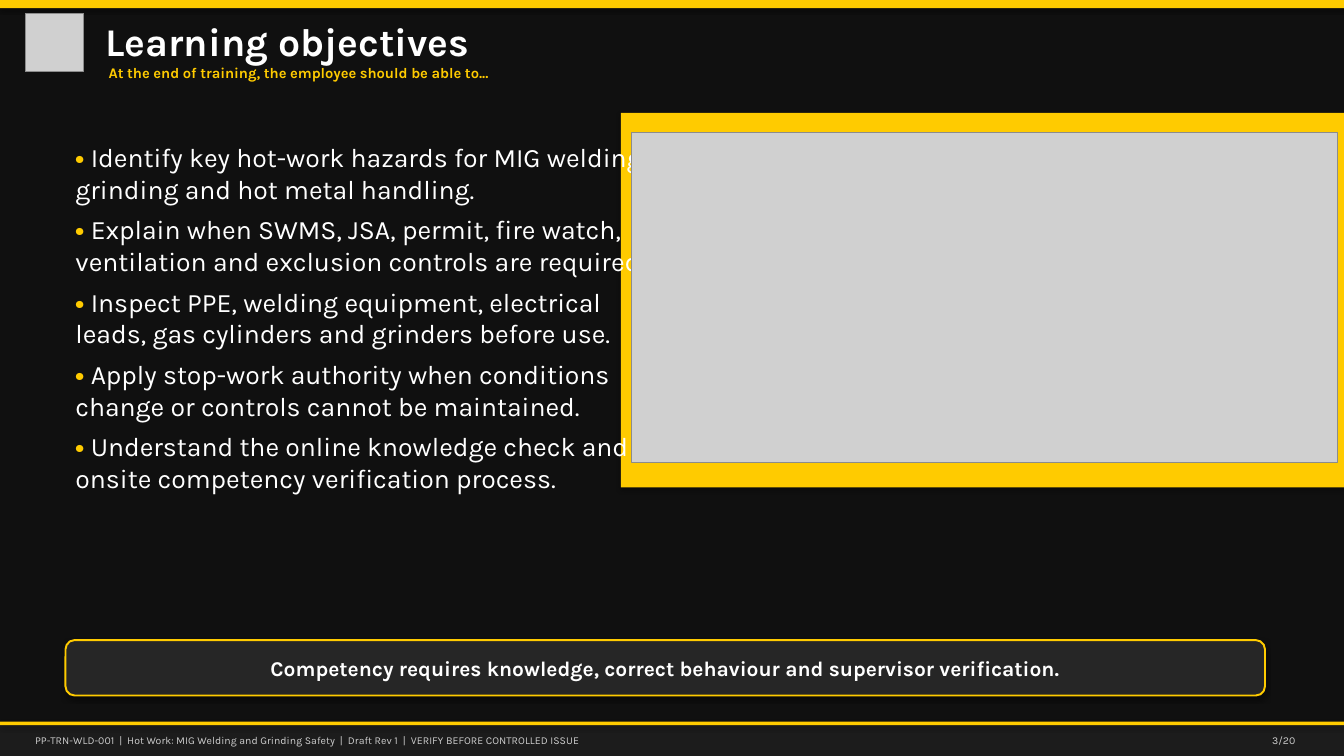
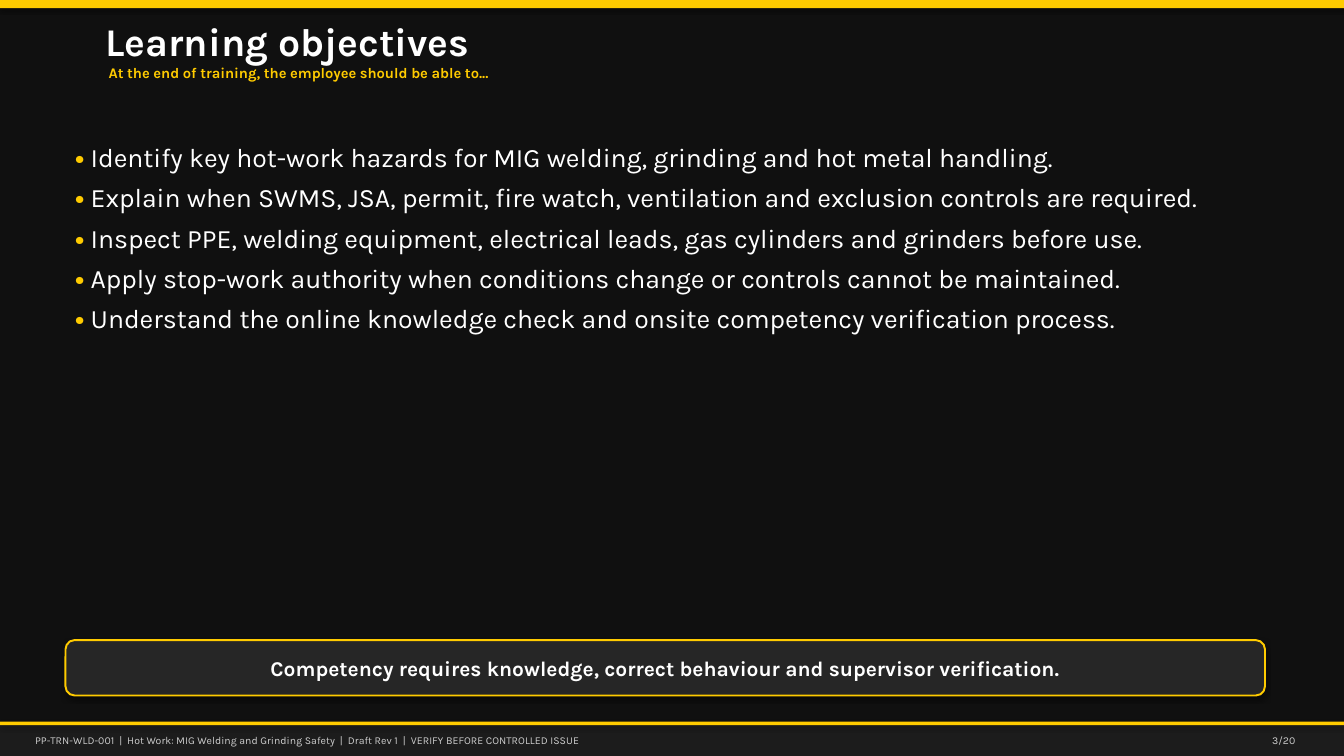
Before and after one commit to jaysonsugpatanjs-hub/jaysonsugpatanjs-hub.github.io, a slide deck: slide 3 of training/ppt/pp-trn-wld-001/source.pptx. Drawn at 1344x756 pixels with LibreOffice and Linux fonts; fonts in the diff are those of the drawing; grey boxes stand for pictures. Boxes give left, top, right and bottom in pixels: in the first picture for what was removed or moved away, otherwise in the second. Text is boxed around its words. In the diff, an @@ line names an element or a change of style, - is before the commit and + after.

```diff
--- a/training/ppt/pp-trn-wld-001/source.pptx
+++ b/training/ppt/pp-trn-wld-001/source.pptx
@@ picture removed at bbox=[25, 13, 84, 72] @@
@@ rectangle removed at bbox=[621, 113, 1344, 488] @@
@@ text "• Identify key hot-work hazards ..." rewrapped from bbox=[75, 143, 647, 495] to bbox=[91, 148, 1196, 335] @@
@@ picture removed at bbox=[631, 132, 1337, 462] @@
```
Also in this commit, not shown: 18 other slides changed, 4 other files.
